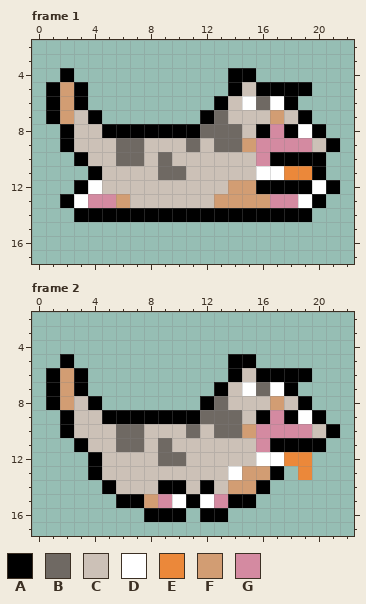
Pixel-art file: 00_common/assets/dog-color-swap/run-color-swap-1.ase. Above is the file before it was changed.
25x20 pixels, 2 frames. Shown: frame 1: x 0..22, y 2..17; frame 2: x 0..22, y 2..17.
Palette (. is transparent): A #000000  B #6f6963  C #ccc1b7  D #ffffff  E #eb883a  F #d29d73  G #d48aa1
Pixels before, frame 1, first column x 1:
 4 .A...........AA......
 5 AFA..........ACAAAA..
 6 AFA.........ACDBDA...
 7 AFCA.......ABCCCFCA..
 8 .ACCAAAAAAABBBCAGADA.
 9 .ACCCBBCCCBCBBFGGGGCA
10 ..ACCBBCBCCCCCCGAAAA.
11 ...ACCCCBBCCCCCDDEEA.
12 ..ADCCCCCCCCCFFAAAADA
13 .ADGGFCCCCCCFFFFGGDA.
14 ..AAAAAAAAAAAAAAAAA..
Pixels before, frame 2, first column x 1:
 5 .A...........AA......
 6 AFA..........ACAAAA..
 7 AFA.........ACDBDA...
 8 AFCA.......ABCCCFCA..
 9 .ACCAAAAAAABBBCAGADA.
10 .ACCCBBCCCBCBBFGGGGCA
11 ..ACCBBCBCCCCCCGAAAA.
12 ...ACCCCBBCCCCCDDEE..
13 ...ACCCCCCCCCDFFA.E..
14 ....ACCCAACACFFA.....
15 .....AAFGDADGAA......
16 .......AAA.AA........
Now the later version:
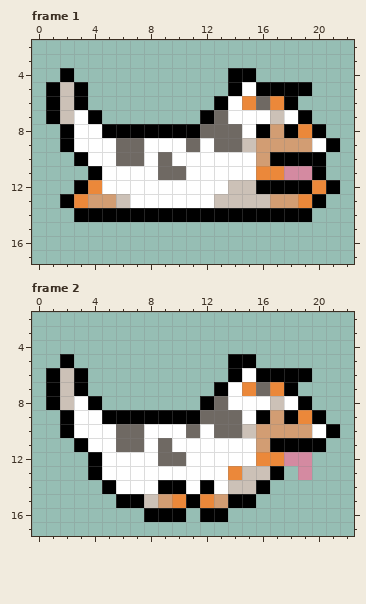
Log entry: Removed hard color swaps and a duplicate
From old to new:
colour C: #ccc1b7 -> #ffffff
colour D: #ffffff -> #eb883a
colour E: #eb883a -> #d48aa1
colour F: #d29d73 -> #ccc1b7
colour G: #d48aa1 -> #d29d73
Pixel boxes of the changes (left, top, right, bottom) in both pictures:
changed: (60, 82, 326, 208)
changed: (60, 368, 326, 508)
